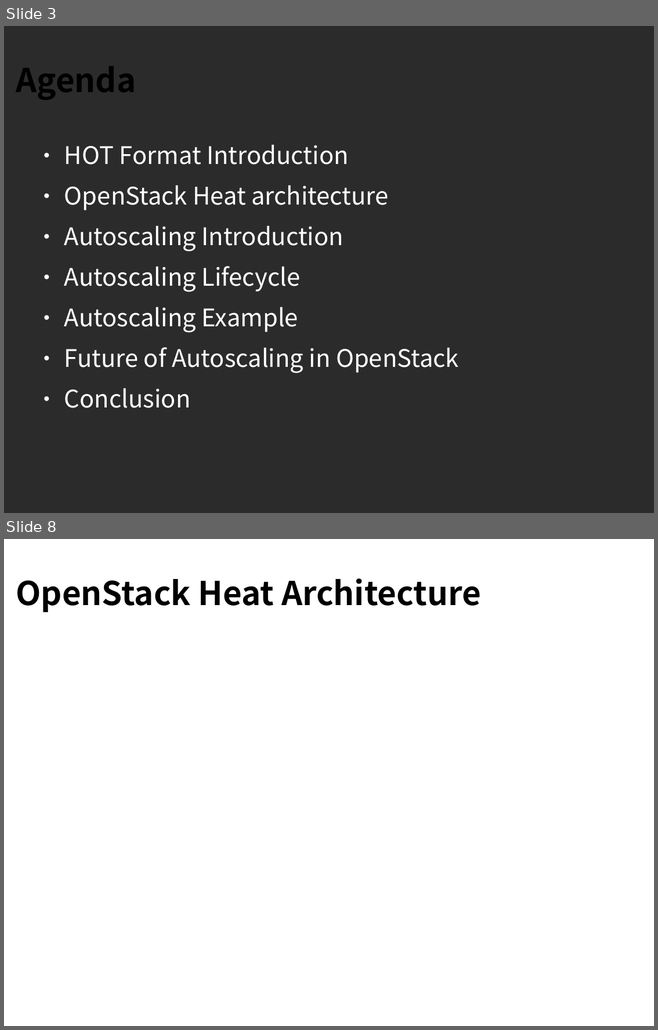
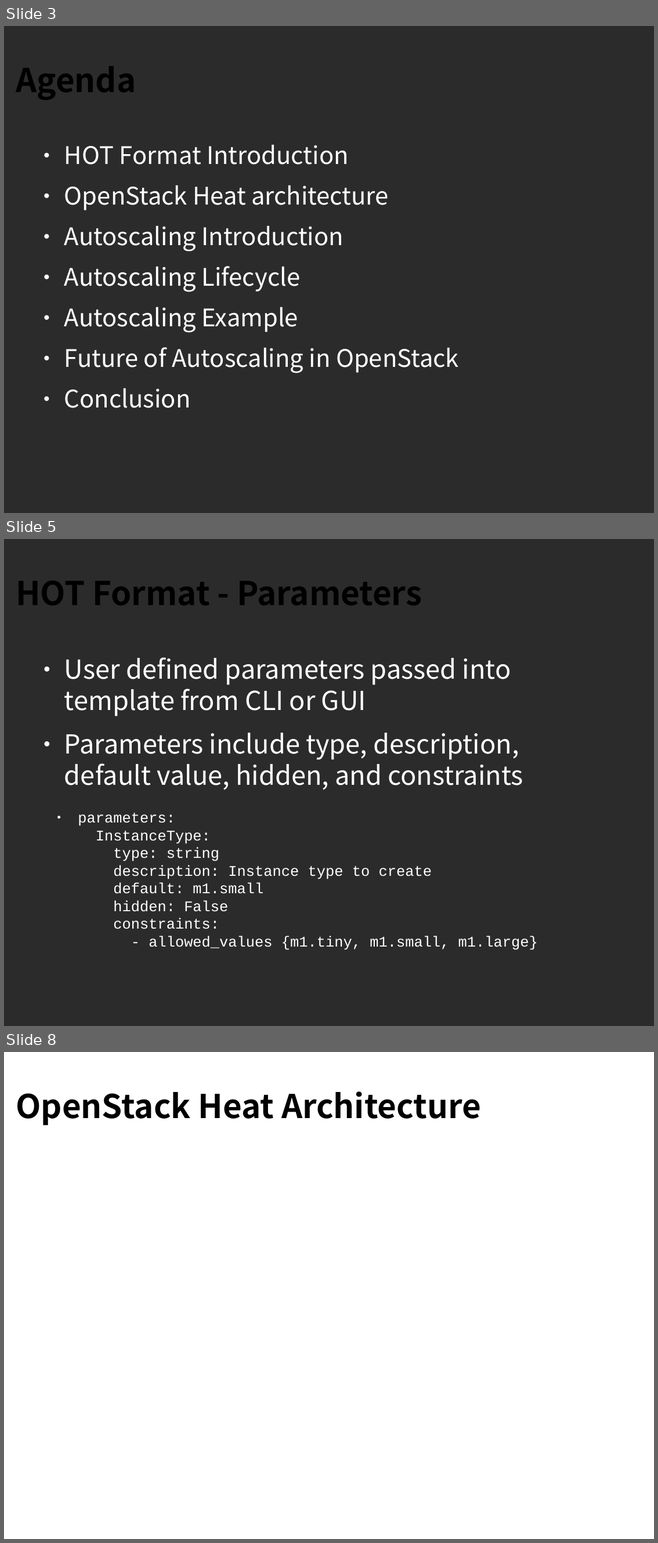
Before and after one commit to sdake/slides, a slide deck: sdake-cloudopen-heat-2013-09/heat-cloudopen-final.odp. Shown one above the other, each under a label of ours: slides 3 and 8 before the commit, slides 3, 5 and 8 after it; the slides between them are not shown. The pictures are 658x1030 and 658x1543 pixels, drawn with LibreOffice and Linux fonts; fonts in the diff are those of the drawing; background and template pictures are left out; a plain dark background stands for a picture behind light text. Boxes give left, top, right and bottom in pixels: in the first picture for what was removed or moved away, otherwise in the second. Text is boxed around its words. In the diff, an @@ line names an element or a change of style, - is before the commit and + after.

```diff
--- a/sdake-cloudopen-heat-2013-09/heat-cloudopen-final.odp
+++ b/sdake-cloudopen-heat-2013-09/heat-cloudopen-final.odp
@@ slide 5 added at [4, 539, 654, 1026], background picture (left out) @@
@@ title added at [16, 581, 422, 605], 40 pt, text #000000, bold @@
+HOT Format - Parameters
@@ text added at [64, 657, 523, 790], 32 pt, text #FFFFFF @@
+● User defined parameters passed into template from CLI or GUI
+● Parameters include type, description, default value, hidden, and constraints
@@ text added at [78, 813, 538, 950], 18 pt, text #FFFFFF @@
+● parameters:
+  InstanceType:
+  type: string
+  description: Instance type to create
+  default: m1.small
+  hidden: False
+  constraints:
+  - allowed_values {m1.tiny, m1.small, m1.large}
```
Also in this commit, not shown: 3 slides changed, 5 other slides added, 7 slides removed.
